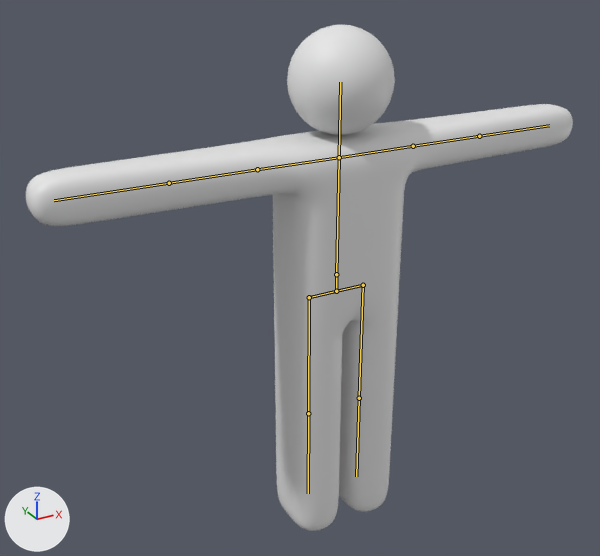
Before and after pictures for a commit that changed the Blender file Human.blend.
The view is the same before and after, from a camera (50 mm lens) standing at (-1.232, -2.005, 1.909) and looking at (-0.076, 0.098, 0.858). The axes (+X, +Y, +Z) are drawn at lower left. The lights are the same throughout. The picture after the commit comes second. The bones that bend it are drawn over the model as lines.

The first picture shows '身体'.
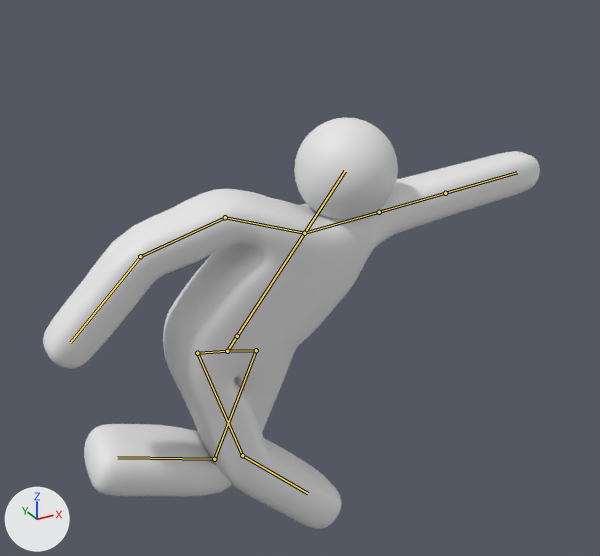
The newer file adds an action. The first version stands in its rest pose; the second is drawn at frame 0 of the action '右腿闪避'.

Where the change shows, as pixel boxes (x1, y1, x2, y2) in the pictures (600 x 556 px):
'身体', posed (9% narrower, 19% shorter): before (26, 25, 573, 531); after (43, 117, 540, 529)
bone '髋', root to tip: before (336, 291) to (336, 274); after (227, 351) to (237, 336)
bone '胸', root to tip: before (336, 274) to (339, 157); after (237, 336) to (304, 233)
bone '左肩', root to tip: before (339, 157) to (257, 169); after (304, 233) to (225, 217)
bone '左臂', root to tip: before (257, 169) to (169, 183); after (225, 217) to (140, 256)
bone '左手', root to tip: before (169, 183) to (54, 200); after (140, 256) to (70, 342)
bone '右肩', root to tip: before (339, 157) to (413, 146); after (304, 233) to (379, 212)
bone '右髋', root to tip: before (336, 291) to (363, 285); after (227, 351) to (256, 350)
bone '右腿', root to tip: before (363, 285) to (359, 398); after (256, 350) to (214, 459)
bone '右脚', root to tip: before (359, 398) to (356, 476); after (214, 459) to (117, 457)
bone '左髋', root to tip: before (336, 291) to (309, 297); after (227, 351) to (197, 353)
bone '左腿', root to tip: before (309, 297) to (308, 413); after (197, 353) to (242, 455)
bone '左脚', root to tip: before (308, 413) to (308, 493); after (242, 455) to (308, 493)

What the commit changed:
Bone '髋' (bone_髋) moves from (0.0, 0.0, 0.0) to (-0.404, -0.153, -0.043).
Bone '髋' (bone_髋) turns from (0, 0, 0) to (5, -1, -34) degrees about its own x, y and z.
Bone '胸' (bone_胸) turns from (0, 0, 0) to (0, 0, -1) degrees about its own x, y and z.
Bone '左肩' (bone_左肩) turns from (0, 0, 0) to (-16, 0, 1) degrees about its own x, y and z.
Bone '左臂' (bone_左臂) turns from (0, 0, 0) to (-36, 0, 2) degrees about its own x, y and z.
Bone '左手' (bone_左手) turns from (0, 0, 0) to (-30, 0, 1) degrees about its own x, y and z.
Bone '右肩' (bone_右肩) turns from (0, 0, 0) to (-4, -3, 40) degrees about its own x, y and z.
Bone '右髋' (bone_右髋) moves from (0.0, 0.0, 0.0) to (-0.043, -0.404, -0.153).
Bone '右髋' (bone_右髋) turns from (0, 0, 0) to (-14, 3, -1) degrees about its own x, y and z.
Bone '右腿' (bone_右腿) turns from (0, 0, 0) to (-5, 5, 4) degrees about its own x, y and z.
Bone '右脚' (bone_右脚) turns from (0, 0, 0) to (-88, 0, -3) degrees about its own x, y and z.
Bone '左髋' (bone_左髋) moves from (0.0, 0.0, 0.0) to (0.043, 0.404, -0.153).
Bone '左髋' (bone_左髋) turns from (0, 0, 0) to (10, 1, -1) degrees about its own x, y and z.
Bone '左腿' (bone_左腿) turns from (0, 0, 0) to (-28, 0, 1) degrees about its own x, y and z.
Bone '左脚' (bone_左脚) turns from (0, 0, 0) to (-28, 0, 1) degrees about its own x, y and z.
